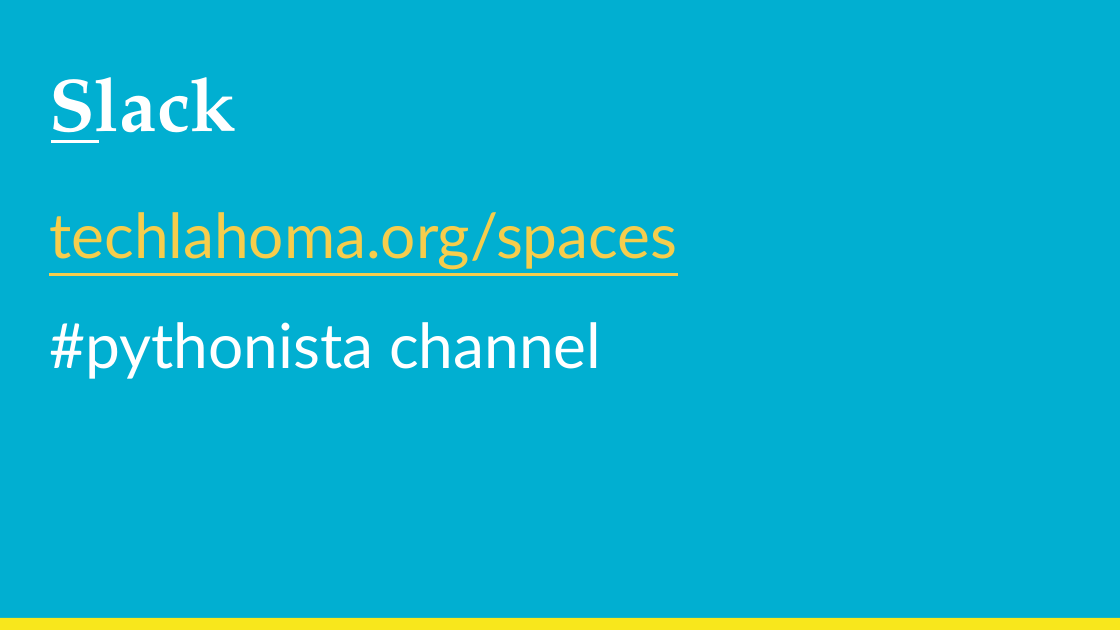
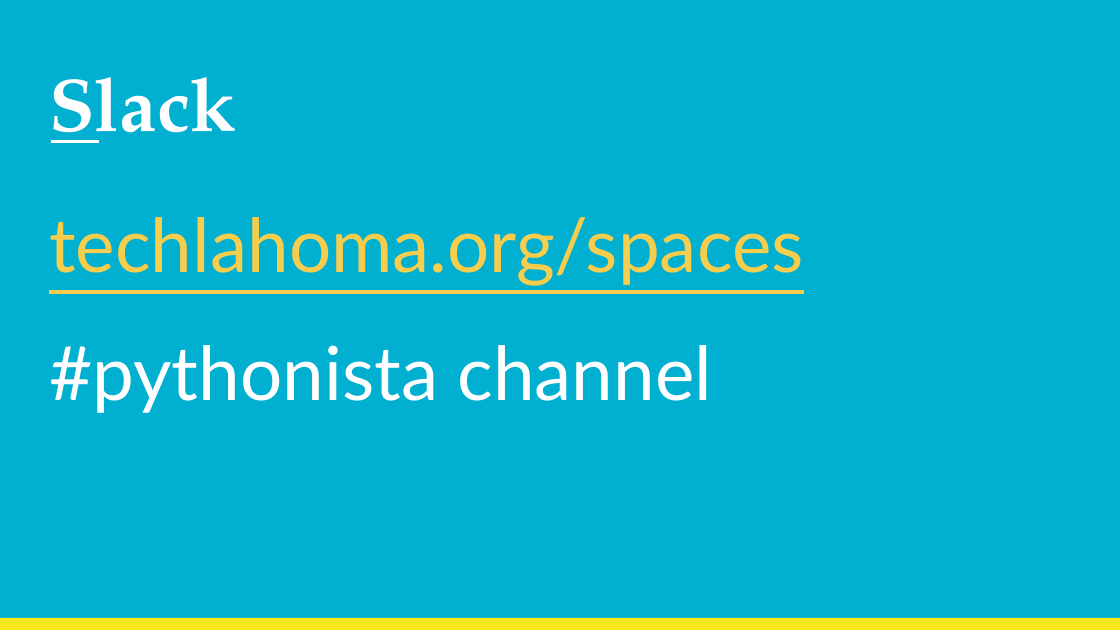
Before and after one commit to kacollins/slideshows, a slide deck: slide 9 of 2018-01-10 OKC Python.pptx. Drawn at 1120x630 pixels with LibreOffice and Linux fonts; fonts in the diff are those of the drawing. Boxes give left, top, right and bottom in pixels: in the first picture for what was removed or moved away, otherwise in the second. Text is boxed around its words. In the diff, an @@ line names an element or a change of style, - is before the commit and + after.

Commit message:
Updated OKC Python PowerPoint

```diff
--- a/2018-01-10 OKC Python.pptx
+++ b/2018-01-10 OKC Python.pptx
@@ text "techlahoma.org/spaces" at (49,217,803,413): size 40 to 48 pt; less space between paragraphs; more space between paragraphs @@
```
Also in this commit, not shown: 11 other slides changed.
